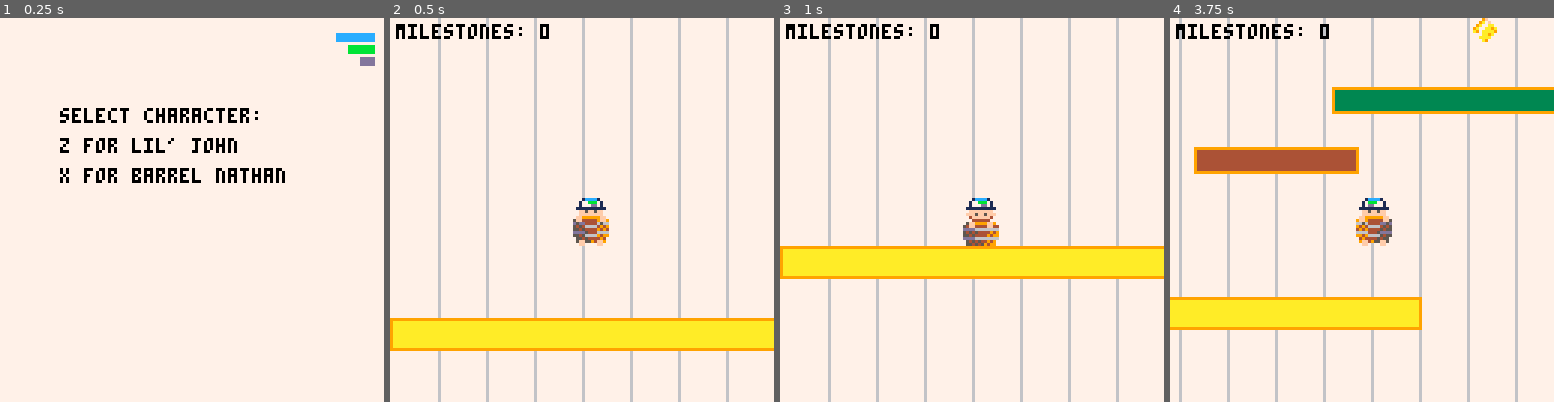
Above: before the commit, frames 1-4 (left to right).
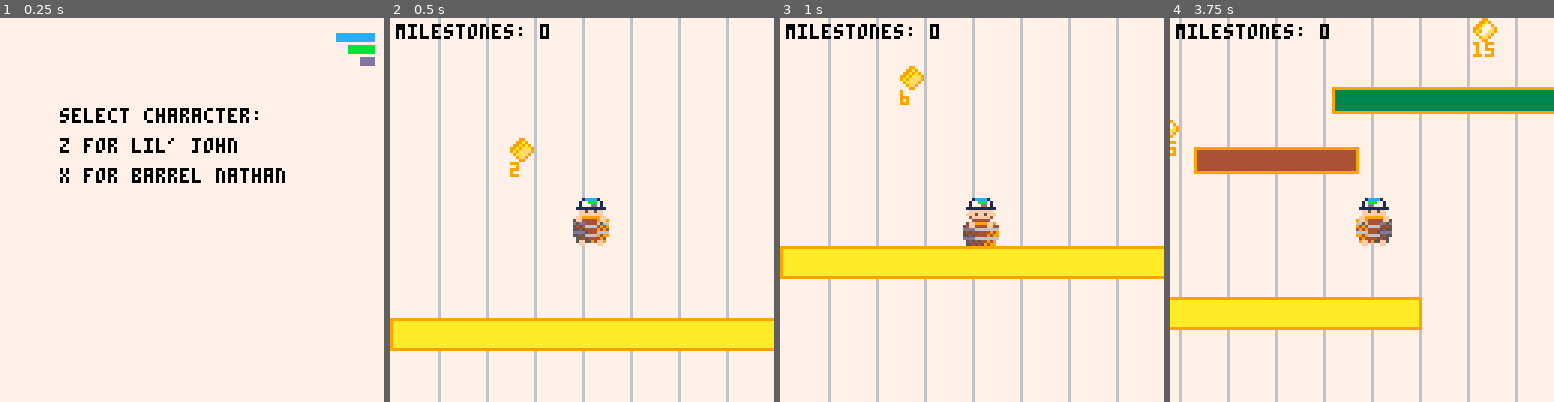
Above: after the commit, the same moments.

Repository: teamgantt/gantt-runner
Game: PICO-8 cartridge gantt-runner.p8
Two runs of this game, one before a commit and one after it. Both use one fixed random seed, a clock stepped at 60 frames per second and the inputs below.
Inputs:
- Up to frame 1 (0.25 s): no input
- Up to frame 2 (0.5 s): tap X (X key) at 0.33 s
- Up to frame 3 (1 s): tap O (Z key) at 0.7 s
- Up to frame 4 (3.75 s): tap X (X key) at 1.07, 1.85, 2.97 s; hold Right 1.6-2.1 s; tap O (Z key) every 0.4 s from 1.7 to 3.7 s; hold Right 2.47-3.03 s; hold Left 3.08-3.58 s

Frame 1 is identical in both runs. In frame 2, 0.3% of the frame differs, in the area x 31-38%, y 31-42%; in frame 3, 0.3%; in frame 4, 0.4%, in the area x 0-86%, y 0-36%.

Commit message:
slows down milestone sheen
- minor changes to milestone animation

Diff:
--- a/gantt-runner.p8
+++ b/gantt-runner.p8
@@ -86,14 +86,14 @@
 00700700011115000011100000111000001110000011100000000000000000000000000000000000000000000000000000000000000000000000000000000000
 000000000f555f0000f55000001f5000005f5000001f500000000000000000000000000000000000000000000000000000000000000000000000000000000000
 00000000005050000500050000505000005500000050500000000000000000000000000000000000000000000000000000000000000000000000000000000000
-00000000011650000009a0000009a0000009f000000a700000000000000000000000000000000000000000000000000000000000000000000000000000000000
-0000000001156000009a9a00009a9a00009a7f00007aaf0000000000000000000000000000000000000000000000000000000000000000000000000000000000
-000000000111111009a999f009a999f009a77aa007aa7af000000000000000000000000000000000000000000000000000000000000000000000000000000000
-0000000004fff0009a9a999a9a99997a9a77aa9a77aaaaaf00000000000000000000000000000000000000000000000000000000000000000000000000000000
-0000000000fff000a9a99999a9a9977aa97aaaa97aaaa9aa00000000000000000000000000000000000000000000000000000000000000000000000000000000
-00000000f1111f000a9999900a9997a0077aa9a009aaaaa000000000000000000000000000000000000000000000000000000000000000000000000000000000
-000000000055500000a9990000a97a0000aaaa00009a9a0000000000000000000000000000000000000000000000000000000000000000000000000000000000
-0000000005000500000a9000000a9000000a90000009a00000000000000000000000000000000000000000000000000000000000000000000000000000000000
+00000000011650000009900000099000000990000009900000099000000000000000000000000000000000000000000000000000000000000000000000000000
+00000000011560000099a9000099a9000099a9000099a90000977900000000000000000000000000000000000000000000000000000000000000000000000000
+0000000001111110099a9a90099a9a90099a9790099a779009779a90000000000000000000000000000000000000000000000000000000000000000000000000
+0000000004fff00099a9afa999a9af7999a9a77999a777a99779afa9000000000000000000000000000000000000000000000000000000000000000000000000
+0000000000fff0009a9afaf99a9af7799a9a77a99a977af99a9afaf9000000000000000000000000000000000000000000000000000000000000000000000000
+00000000f1111f0009afaf9009afa79009a77a900977af9009afaf90000000000000000000000000000000000000000000000000000000000000000000000000
+0000000000555000009af900009a79000097a900009af900009af900000000000000000000000000000000000000000000000000000000000000000000000000
+00000000050005000009900000099000000990000009900000099000000000000000000000000000000000000000000000000000000000000000000000000000
 00001111555000000000111115500000000000000000000000001111555000000000001155500000000000000000000000000000000000000000000000000000
 00011115656500000001111155650000000011115550000000011115656500000000011155650000000000000000000000000000000000000000000000000000
 00011115565500000001111155560000000111115565000000011115565500000000111155560000077777777777777700000000000000000000000000000000
--- a/src/collectibles.lua
+++ b/src/collectibles.lua
@@ -1,25 +1,33 @@
 function i_milestone_anims()
-	frames={18, 18, 18, 18, 18, 19, 20, 21, 21}
-	timing=.15
+	mile_frames={18,18,18,18,18,18,18,18,18,18,18,18, 19, 20, 21, 22, 22}
+	mile_timing=.3
+	mile_delay=20
+	mile_tick=0
 	prev_milestone_x=128
 	milestones={}
 
 	add(milestones, {
+		x=40,
+		y=40,
+		f=1,
+		animate=tick_frames
+	})
+
+	add(milestones, {
 		x=rnd_between(prev_milestone_x, prev_milestone_x + 256),
 		y=mid(rnd(20),rnd(50),rnd(80)),
-		f=frames[1]
+		f=1,
+		animate=tick_frames
 	})
 end
 
 function u_milestone_anims()
 	--animate milestone
 	for k,mile in ipairs(milestones) do
-		mile.f=mile.f+timing
+		mile:animate()
+	end
 
-		if mile.f > frames[9] then
-			mile.f = frames[1]
-		end
-	end
+
 	-- handle collisions
 	milestone_collide()
 
@@ -27,7 +35,8 @@
 		add(milestones, {
 			x=rnd_between(prev_milestone_x + 128, prev_milestone_x + 258),
 			y=mid(rnd(30),rnd(50),rnd(80)),
-			f=frames[1]
+			f=1,
+			animate=tick_frames
 		})
 	end
 end
@@ -35,6 +44,14 @@
 
 function d_milestone_anims()
 	for k,mile in ipairs(milestones) do
-		spr(flr(mile.f), mile.x, mile.y)
+		print(flr(mile.f), mile.x, mile.y+8)
+		spr(mile_frames[flr(mile.f)], mile.x, mile.y)
 	end
 end
+
+function tick_frames(self)
+	self.f += mile_timing
+	if (self.f > #mile_frames) then
+		self.f = 1
+	end
+end
--- a/src/utils.lua
+++ b/src/utils.lua
@@ -2,3 +2,13 @@
 function rnd_between(min, max)
 	return flr(rnd(max-min+1))+min
 end
+
+function delay_frames(frames, callback)
+	local t = 0
+	return function()
+		t += 1
+		if t >= frames then
+			callback()
+		end
+	end
+end
